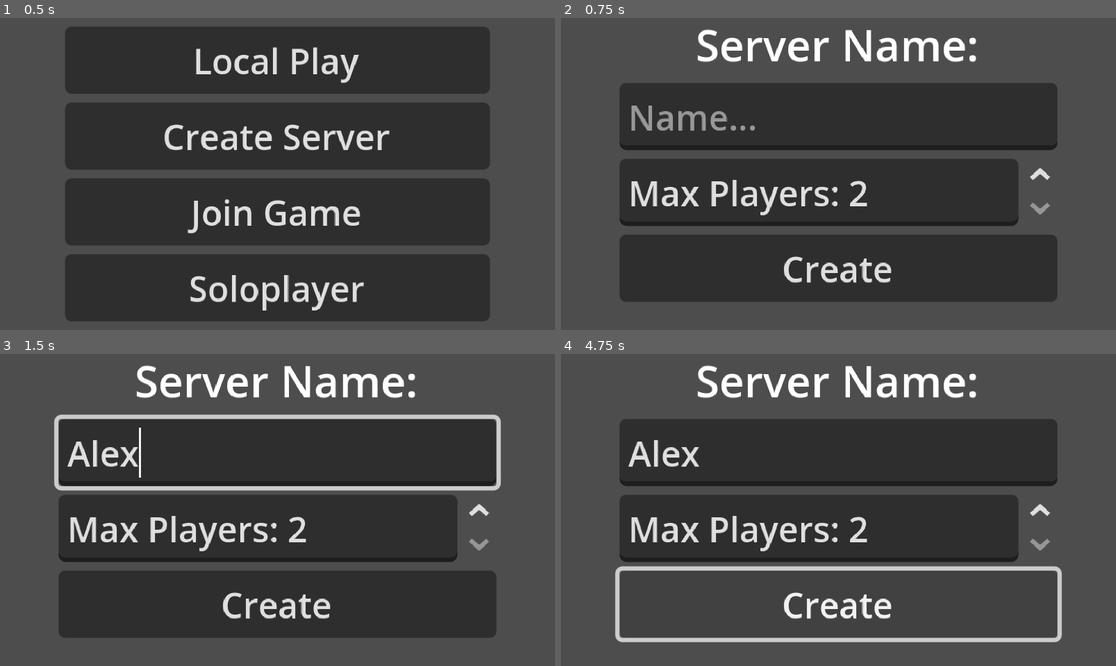
Above: before the commit, frames 1-4 (two rows, left to right).
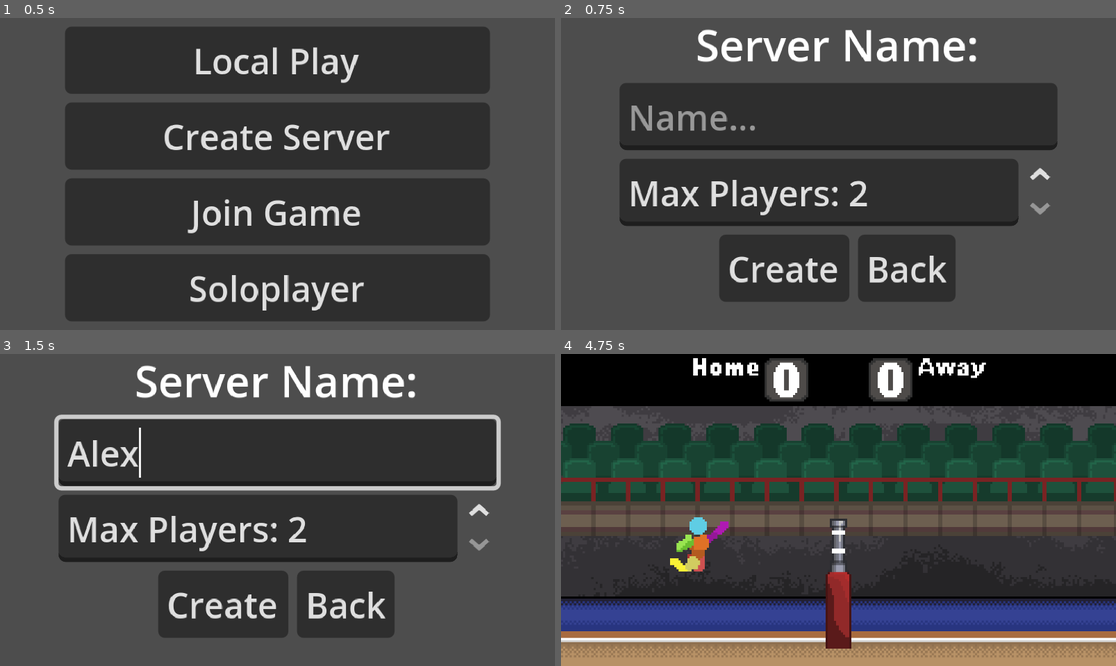
Above: after the commit, the same moments.

Repository: wonderdip/Arcade-Game
Game: Godot game, scene res://Scenes/main_menu.tscn
Same seed, same stepped clock (60 frames per second), same inputs: the game is played once before the commit and once after it.
Inputs (mouse positions are in pixels of both pictures, inside the frame that each line leads up to):
- Up to frame 1 (0.5 s): no input
- Up to frame 2 (0.75 s): click "Create Server" at 0.5 s
- Up to frame 3 (1.5 s): click (277, 450) at 1.27 s; type "Alex" at 1.35 s
- Up to frame 4 (4.75 s): click "Create" at 2 s; click (905, 603) at 2.75 s, where only the run after the commit has a clickable "Back"; click (838, 622) at 3.5 s, where only the run after the commit has a clickable "Soloplayer"; tap Enter at 4.25 s; hold D (right) from 4.28 s (still down); hold C (bump) from 4.28 s (still down); tap W (jump) at 4.52 s

Frame 1 is identical in both runs. In frame 2, 9.4% of the frame differs, in the area x 10-90%, y 69-91%; in frame 3, 9.4%; in frame 4, 77%, in the area x 0-100%, y 0-100%.

Commit message:
updated server screens

Diff:
--- a/Scenes/server_browser.tscn
+++ b/Scenes/server_browser.tscn
@@ -18,10 +18,10 @@
 anchor_top = 0.5
 anchor_right = 0.5
 anchor_bottom = 0.5
-offset_left = -66.0
-offset_top = -65.0
-offset_right = 66.0
-offset_bottom = 20.0
+offset_left = -79.5
+offset_top = -50.5
+offset_right = 79.5
+offset_bottom = 50.5
 grow_horizontal = 2
 grow_vertical = 2
 
--- a/Scenes/server_maker.tscn
+++ b/Scenes/server_maker.tscn
@@ -44,9 +44,19 @@
 value = 2.0
 prefix = "Max Players:"
 
-[node name="Confirm" type="Button" parent="VBoxContainer"]
+[node name="HBoxContainer" type="HBoxContainer" parent="VBoxContainer"]
 layout_mode = 2
+alignment = 1
+
+[node name="Confirm" type="Button" parent="VBoxContainer/HBoxContainer"]
+layout_mode = 2
+theme_override_constants/align_to_largest_stylebox = 175
 text = "Create"
 
+[node name="Back" type="Button" parent="VBoxContainer/HBoxContainer"]
+layout_mode = 2
+text = "Back"
+
 [connection signal="value_changed" from="VBoxContainer/SpinBox" to="." method="_on_spin_box_value_changed"]
-[connection signal="pressed" from="VBoxContainer/Confirm" to="." method="_on_confirm_pressed"]
+[connection signal="pressed" from="VBoxContainer/HBoxContainer/Confirm" to="." method="_on_confirm_pressed"]
+[connection signal="pressed" from="VBoxContainer/HBoxContainer/Back" to="." method="_on_back_pressed"]
--- a/Scripts/server_maker.gd
+++ b/Scripts/server_maker.gd
@@ -12,3 +12,7 @@
 
 func _on_spin_box_value_changed(value: int) -> void:
 	Networkhandler.MAX_CLIENTS = value
+
+
+func _on_back_pressed() -> void:
+	get_tree().change_scene_to_file("res://Scenes/main_menu.tscn")
--- a/Scripts/world.gd
+++ b/Scripts/world.gd
@@ -18,8 +18,8 @@
 		# Network mode - only server spawns ball after client connects
 		if multiplayer.is_server():
 			multiplayer.peer_connected.connect(_on_peer_connected)
-			var peer_count = multiplayer.get_peers().size()
-			if peer_count >= 1:
+			var total_players = multiplayer.get_peers().size() + 1
+			if total_players == Networkhandler.MAX_CLIENTS:
 				await get_tree().create_timer(1.0).timeout
 				spawn_ball()
 	elif Networkhandler.is_local:
@@ -45,9 +45,11 @@
 		await get_tree().create_timer(0.5).timeout
 		spawn_ball_local()
 
-func _on_peer_connected(id: int):
-	if multiplayer.is_server() and not ball_spawned:
-		print("Client ", id, " connected. Spawning ball...")
+func _on_peer_connected(id: int) -> void:
+	var total_players = multiplayer.get_peers().size() + 1
+	print("Peer connected:", id, "Total players:", total_players)
+
+	if total_players == Networkhandler.MAX_CLIENTS:
 		await get_tree().create_timer(1.0).timeout
 		spawn_ball()
 
--- a/project.godot
+++ b/project.godot
@@ -36,6 +36,7 @@
 "deadzone": 0.2,
 "events": [Object(InputEventKey,"resource_local_to_scene":false,"resource_name":"","device":-1,"window_id":0,"alt_press …(192 unchanged characters)…
 , Object(InputEventJoypadMotion,"resource_local_to_scene":false,"resource_name":"","device":0,"axis":1,"axis_value":-1.0,"script":null)
+, Object(InputEventKey,"resource_local_to_scene":false,"resource_name":"","device":-1,"window_id":0,"alt_pressed":false,"shift_pressed":false,"ctrl_pressed":false,"meta_pressed":false,"pressed":false,"keycode":0,"physical_keycode":32,"key_label":0,"unicode":32,"location":0,"echo":false,"script":null)
 ]
 }
 left={
@@ -65,6 +66,7 @@
 jump_1={
 "deadzone": 0.2,
 "events": [Object(InputEventKey,"resource_local_to_scene":false,"resource_name":"","device":0,"window_id":0,"alt_presse …(191 unchanged characters)…
+, Object(InputEventKey,"resource_local_to_scene":false,"resource_name":"","device":-1,"window_id":0,"alt_pressed":false,"shift_pressed":false,"ctrl_pressed":false,"meta_pressed":false,"pressed":false,"keycode":0,"physical_keycode":32,"key_label":0,"unicode":32,"location":0,"echo":false,"script":null)
 ]
 }
 left_1={
